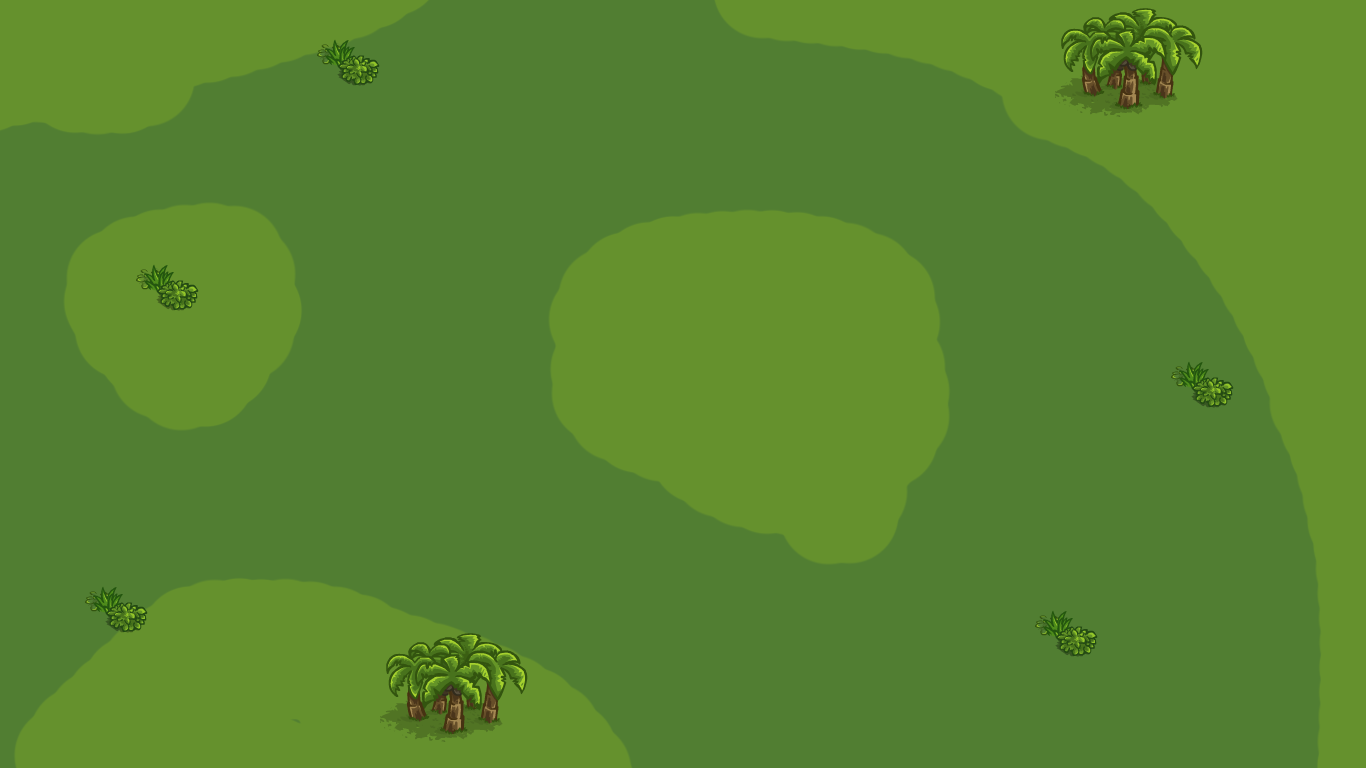
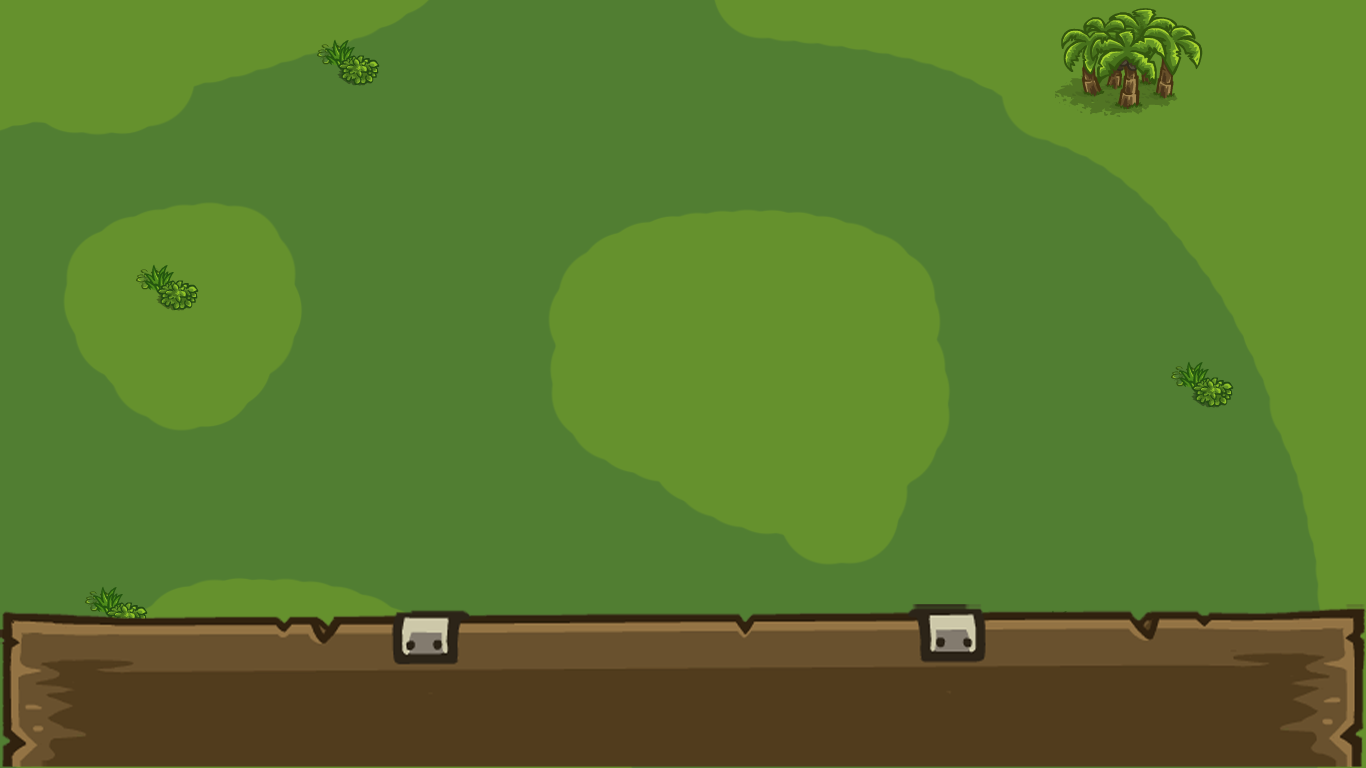
Layer changes from the first 1366 x 768 image to the second:
removed layer "Layer 1 copy 3" over box(85, 615, 148, 633)
renamed "Layer 1 copy" to "Layer 2", painted on it over box(0, 604, 1366, 768)
removed layer "Layer 2" over box(380, 633, 528, 742)
removed layer "Layer 1" over box(1035, 610, 1098, 657)
removed layer "Layer 0 copy" over box(0, 604, 1366, 768)
renamed "Layer 0" to "Layer 1", showed it, painted on it over box(0, 604, 1366, 768)
